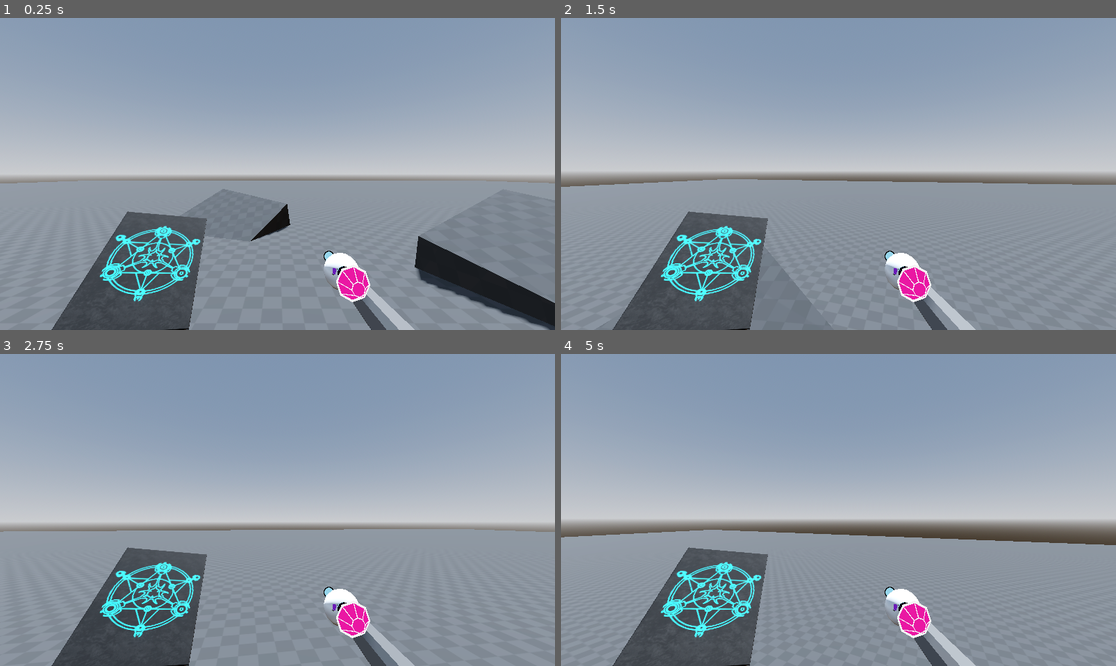
Above: before the commit, frames 1-4 (two rows, left to right).
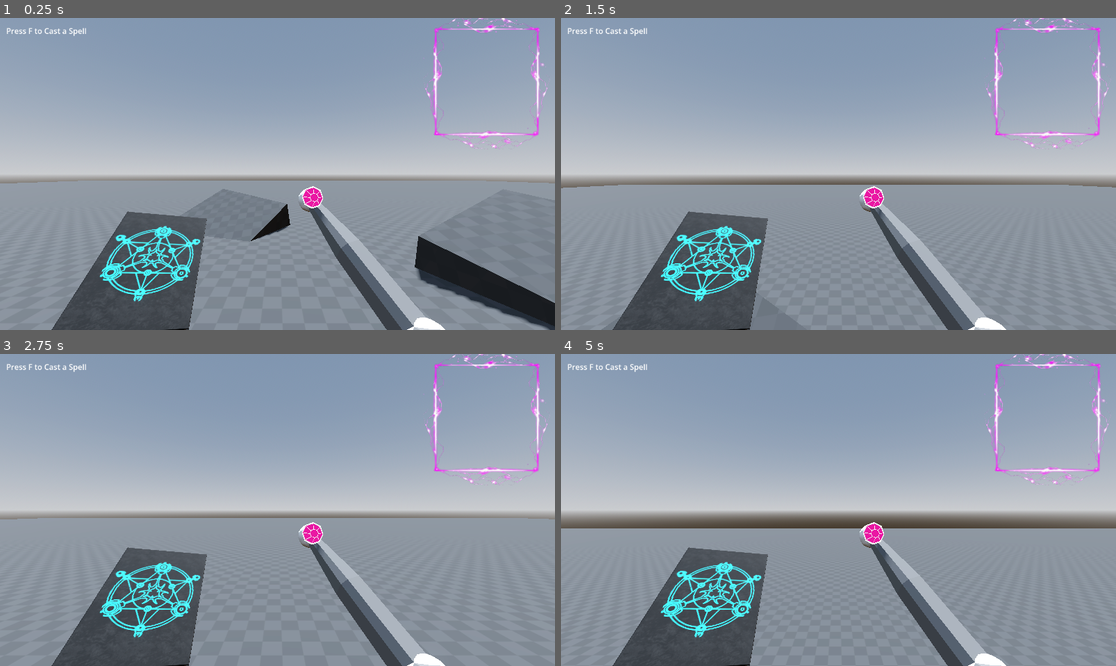
Above: after the commit, the same moments.

Repository: ZeroPowerZero/soul-realm--trail-of-rebirth
Game: Godot game, scene res://scenes/world/world_rough_01.tscn
Same seed, same stepped clock (60 frames per second), same inputs: the game is played once before the commit and once after it. Before the commit the project has no main scene; this scene is started directly in both runs.
Inputs (mouse positions are in pixels of both pictures, inside the frame that each line leads up to):
- Up to frame 1 (0.25 s): no input
- Up to frame 2 (1.5 s): tap F (toggle_spell_mode, bound only after the commit) at 0.5, 0.8, 1.25, 1.35 s; move the mouse to (866, 174) at 0.52 s; hold W (move_forward) from 0.53 s (still down); click (866, 174) at 0.6 s; tap Enter (ui_accept) at 0.77 s; move the mouse to (810, 174) at 1.27 s
- Up to frame 3 (2.75 s): keep holding W (move_forward); tap Enter (ui_accept) at 1.52 s; click (249, 510) at 1.55 s; tap F (toggle_spell_mode, bound only after the commit) at 2, 2.3 s; move the mouse to (288, 503) at 2.02 s; click (288, 503) at 2.1 s
- Up to frame 4 (5 s): keep holding W (move_forward); tap F (toggle_spell_mode, bound only after the commit) at 2.75, 2.85, 3.5, 3.8, 4.25, 4.35 s; move the mouse to (832, 516) at 2.77 s; tap Enter (ui_accept) at 3.02, 3.77, 4.52 s; click (832, 516) at 3.05 s; move the mouse to (877, 513) at 3.52 s; click (877, 513) at 3.6 s; move the mouse to (794, 506) at 4.27 s; click (794, 506) at 4.55 s

The runs differ from the first frame. In frame 1, 4.8% of the frame differs, in the area x 1-99%, y 0-100%; in frame 2, 8.7%; in frame 3, 9.8%; in frame 4, 12%, in the area x 0-100%, y 0-100%.

Commit message:
Add spell drawing system with pen and gesture recognition
- Introduced a new `pen.gd` script for controlling a 3D pen that follows a Sprite3D.
- Created `spell_drawing_controller.gd` to manage drawing input, stroke control, and gesture normalization.
- Implemented a `templates.gd` script for saving and loading spell templates from disk.
- Added a global theme resource for UI consistency.
- Included texture import settings for `spellframe.png`.

Diff:
--- /dev/null
+++ b/global_theme.tres
@@ -0,0 +1,3 @@
+[gd_resource type="Theme" format=3 uid="uid://coml3g5ux6dks"]
+
+[resource]
--- a/project.godot
+++ b/project.godot
@@ -11,8 +11,13 @@
 [application]
 
 config/name="Soul Realm: Trail of Rebirth"
+run/main_scene="uid://p8hyyenfp1yf"
 config/features=PackedStringArray("4.6", "GL Compatibility")
 config/icon="res://icon.svg"
+
+[autoload]
+
+Templates="*uid://ymp36kjq4wnd"
 
 [file_customization]
 
@@ -44,6 +49,16 @@
 "events": [Object(InputEventKey,"resource_local_to_scene":false,"resource_name":"","device":-1,"window_id":0,"alt_press …(192 unchanged characters)…
 ]
 }
+draw_spell={
+"deadzone": 0.2,
+"events": [Object(InputEventMouseButton,"resource_local_to_scene":false,"resource_name":"","device":-1,"window_id":0,"alt_pressed":false,"shift_pressed":false,"ctrl_pressed":false,"meta_pressed":false,"button_mask":0,"position":Vector2(0, 0),"global_position":Vector2(0, 0),"factor":1.0,"button_index":1,"canceled":false,"pressed":false,"double_click":false,"script":null)
+]
+}
+toggle_spell_mode={
+"deadzone": 0.2,
+"events": [Object(InputEventKey,"resource_local_to_scene":false,"resource_name":"","device":-1,"window_id":0,"alt_pressed":false,"shift_pressed":false,"ctrl_pressed":false,"meta_pressed":false,"pressed":false,"keycode":0,"physical_keycode":70,"key_label":0,"unicode":102,"location":0,"echo":false,"script":null)
+]
+}
 
 [physics]
 
--- a/scenes/world/world_rough_01.tscn
+++ b/scenes/world/world_rough_01.tscn
@@ -2,6 +2,9 @@
 
 [ext_resource type="Texture2D" uid="uid://2iy8weuaf8be" path="res://assets/textures/kenney_grids/Light/texture_07.png" id="1_2q354"]
 [ext_resource type="PackedScene" uid="uid://3v50xo6wlir3" path="res://scenes/player/player.tscn" id="2_ks47n"]
+[ext_resource type="Script" uid="uid://d1u7ll7nr8mp0" path="res://scripts/pen.gd" id="3_ucst3"]
+[ext_resource type="Texture2D" uid="uid://o5nfl11ncwsi" path="res://assets/textures/spellframe.png" id="4_bhr3g"]
+[ext_resource type="Script" uid="uid://en0mli6lspcj" path="res://scripts/spell_drawing_controller.gd" id="4_l0ghi"]
 
 [sub_resource type="ProceduralSkyMaterial" id="ProceduralSkyMaterial_fdo8o"]
 sky_horizon_color = Color(0.66224277, 0.6717428, 0.6867428, 1)
@@ -20,6 +23,17 @@
 albedo_color = Color(0.32172796, 0.32172796, 0.32172796, 1)
 albedo_texture = ExtResource("1_2q354")
 uv1_triplanar = true
+
+[sub_resource type="ViewportTexture" id="ViewportTexture_2q354"]
+viewport_path = NodePath("DrawingCanvas/MarginContainer/SubViewportContainer/SubViewport")
+
+[sub_resource type="Theme" id="Theme_ucst3"]
+
+[sub_resource type="Theme" id="Theme_l0ghi"]
+
+[sub_resource type="Gradient" id="Gradient_l0ghi"]
+offsets = PackedFloat32Array(0, 0.5308642, 1)
+colors = PackedColorArray(0.18041608, 0.85662913, 0.99999994, 1, 0.6021793, 0.21665728, 1, 1, 1, 0, 1, 1)
 
 [node name="world_rough_01" type="Node3D" unique_id=145907840]
 
@@ -67,4 +81,91 @@
 [node name="Book" parent="player/head/Camera3D/view_model" parent_id_path=PackedInt32Array(1891982654, 442719824) index="2" unique_id=2121856210]
 transform = Transform3D(16.799551, 94.437164, 28.27354, -53.649174, -15.303069, 82.991425, 82.70151, -29.11073, 48.09394, -0.79905796, -0.5986273, -1.3137145)
 
+[node name="Pen_0" parent="player/head/Camera3D/view_model" parent_id_path=PackedInt32Array(1891982654, 442719824) index="3" unique_id=1835925237 node_paths=PackedStringArray("spell_billboard")]
+transform = Transform3D(0.07973878, 0.0010829219, -0.0063681193, -0.0064476193, 0.008554214, -0.07927958, -0.00039224466, 0.07953396, 0.00861356, 0.5078861, -0.49209106, -1.1932557)
+script = ExtResource("3_ucst3")
+spell_billboard = NodePath("../SpellBillboard")
+
+[node name="SpellBillboard" type="Sprite3D" parent="player/head/Camera3D/view_model" parent_id_path=PackedInt32Array(1891982654, 442719824) index="4" unique_id=53064134]
+transform = Transform3D(1, 0, 0, 0, 1, 0, 0, 0, 1, 0.23885453, -0.17744231, -1.603149)
+pixel_size = 0.005
+texture = SubResource("ViewportTexture_2q354")
+
+[node name="DrawingCanvas" type="Control" parent="." unique_id=552998821]
+layout_mode = 3
+anchors_preset = 1
+anchor_left = 1.0
+anchor_right = 1.0
+offset_left = -256.0
+offset_bottom = 256.0
+grow_horizontal = 0
+mouse_filter = 1
+
+[node name="TextureRect" type="TextureRect" parent="DrawingCanvas" unique_id=802434833]
+layout_mode = 0
+offset_left = -36.0
+offset_top = -7.0
+offset_right = 264.0
+offset_bottom = 273.0
+texture = ExtResource("4_bhr3g")
+expand_mode = 2
+
+[node name="MarginContainer" type="MarginContainer" parent="DrawingCanvas" unique_id=606071790]
+layout_mode = 0
+offset_right = 40.0
+offset_bottom = 40.0
+theme = SubResource("Theme_ucst3")
+
+[node name="SubViewportContainer" type="SubViewportContainer" parent="DrawingCanvas/MarginContainer" unique_id=1473965367]
+layout_mode = 2
+theme = SubResource("Theme_l0ghi")
+
+[node name="SubViewport" type="SubViewport" parent="DrawingCanvas/MarginContainer/SubViewportContainer" unique_id=1929567725]
+transparent_bg = true
+handle_input_locally = false
+size = Vector2i(256, 256)
+render_target_update_mode = 4
+
+[node name="SpellDrawingController" type="Control" parent="DrawingCanvas/MarginContainer/SubViewportContainer/SubViewport" unique_id=1632002383]
+layout_mode = 3
+anchors_preset = 0
+offset_right = 256.0
+offset_bottom = 256.0
+mouse_filter = 1
+script = ExtResource("4_l0ghi")
+
+[node name="Drawing" type="Line2D" parent="DrawingCanvas/MarginContainer/SubViewportContainer/SubViewport/SpellDrawingController" unique_id=516053898]
+width = 5.0
+default_color = Color(1.3863964, 0.5306603, 2.2327187, 1)
+gradient = SubResource("Gradient_l0ghi")
+
+[node name="Label" type="Label" parent="DrawingCanvas" unique_id=1394807949]
+layout_mode = 0
+offset_left = -2.0
+offset_top = 255.0
+offset_right = 255.0
+offset_bottom = 308.0
+
+[node name="HelpUI" type="Control" parent="." unique_id=23901850]
+layout_mode = 3
+anchors_preset = 0
+offset_right = 318.0
+offset_bottom = 319.0
+
+[node name="VBoxContainer" type="VBoxContainer" parent="HelpUI" unique_id=1476165805]
+layout_mode = 0
+offset_left = 13.0
+offset_top = 15.0
+offset_right = 308.0
+offset_bottom = 291.0
+
+[node name="RichTextLabel" type="RichTextLabel" parent="HelpUI/VBoxContainer" unique_id=720851006]
+layout_mode = 2
+text = "Press F to Cast a Spell
+"
+fit_content = true
+
+[connection signal="drawing_state_changed" from="DrawingCanvas/MarginContainer/SubViewportContainer/SubViewport/SpellDrawingController" to="player/head/Camera3D/view_model/Pen_0" method="_on_spell_drawing_controller_drawing_state_changed"]
+[connection signal="pen_moved" from="DrawingCanvas/MarginContainer/SubViewportContainer/SubViewport/SpellDrawingController" to="player/head/Camera3D/view_model/Pen_0" method="_on_spell_drawing_controller_pen_moved"]
+
 [editable path="player"]
--- a/scripts/first_person_controller.gd
+++ b/scripts/first_person_controller.gd
@@ -1,33 +1,60 @@
 extends CharacterBody3D
 
 @onready var head = $head
-
+@onready var drawing_container: Control = $"../DrawingCanvas/MarginContainer/SubViewportContainer"
 
 const SPEED = 5.0
 const JUMP_VELOCITY = 4.5
+var mouse_sens = 0.3
 
-var mouse_sens = 0.3
+var is_drawing_spell = false
 
 func _ready():
 	Input.set_mouse_mode(Input.MOUSE_MODE_CAPTURED)
 
+func _process(_delta):
+	if Input.is_action_just_pressed("toggle_spell_mode"):
+		is_drawing_spell = not is_drawing_spell
+
+		if is_drawing_spell:
+			Input.set_mouse_mode(Input.MOUSE_MODE_VISIBLE)
+			if drawing_container:
+				var rect = drawing_container.get_global_rect()
+				var center_pos = rect.position + (rect.size / 2.0)
+				get_viewport().warp_mouse(center_pos)
+		else:
+			Input.set_mouse_mode(Input.MOUSE_MODE_CAPTURED)
+
+	if is_drawing_spell and drawing_container:
+		_clamp_mouse_to_canvas()
+
 func _input(event):
-	if event is InputEventMouseMotion:
+	# Camera is still frozen during spell mode because of "and not is_drawing_spell"
+	if event is InputEventMouseMotion and not is_drawing_spell:
 		rotate_y(deg_to_rad(-event.relative.x * mouse_sens))
 		head.rotate_x(deg_to_rad(-event.relative.y * mouse_sens))
-		head.rotation.x = clamp(head.rotation.x,deg_to_rad(-89),deg_to_rad(89))
+		head.rotation.x = clamp(head.rotation.x, deg_to_rad(-89), deg_to_rad(89))
+
+func _clamp_mouse_to_canvas():
+	var mouse_pos = get_viewport().get_mouse_position()
+	var rect = drawing_container.get_global_rect()
+
+	if not rect.has_point(mouse_pos):
+		var clamped_x = clamp(mouse_pos.x, rect.position.x, rect.end.x - 1)
+		var clamped_y = clamp(mouse_pos.y, rect.position.y, rect.end.y - 1)
+		get_viewport().warp_mouse(Vector2(clamped_x, clamped_y))
 
 func _physics_process(delta: float) -> void:
-	# Add the gravity.
 	if not is_on_floor():
 		velocity += get_gravity() * delta
 
-	# Handle jump.
+	# Removed the spell check here so you can jump while drawing
 	if Input.is_action_just_pressed("ui_accept") and is_on_floor():
 		velocity.y = JUMP_VELOCITY
 
 	var input_dir := Input.get_vector("move_left", "move_right", "move_forward", "move_backward")
 	var direction := (transform.basis * Vector3(input_dir.x, 0, input_dir.y)).normalized()
+
 	if direction:
 		velocity.x = direction.x * SPEED
 		velocity.z = direction.z * SPEED
--- /dev/null
+++ b/scripts/pen.gd
@@ -0,0 +1,69 @@
+extends Node3D
+
+@export var spell_billboard: Sprite3D
+@export var tracking_speed: float = 25.0
+
+# The distance to hover the pen slightly in front of the Sprite3D so it doesn't clip inside it
+@export var z_offset: float = 0.05
+
+var is_currently_drawing: bool = false
+var current_surface_offset: Vector2 = Vector2.ZERO
+
+func _ready() -> void:
+	if spell_billboard:
+		global_position = spell_billboard.global_position
+
+func _process(delta: float) -> void:
+	if not spell_billboard:
+		return
+
+	# 1. Get the exact direction the rotating Sprite3D is facing right now
+	var right_vector = spell_billboard.global_transform.basis.x.normalized()
+	var up_vector = spell_billboard.global_transform.basis.y.normalized()
+	var forward_vector = spell_billboard.global_transform.basis.z.normalized()
+
+	# 2. Mathematically project our 2D drawing onto the 3D surface
+	# We start at the center of the billboard, move along its X axis, move along its Y axis,
+	# and pop it out slightly along its Z axis.
+	var target_global_pos = spell_billboard.global_position \
+		+ (right_vector * current_surface_offset.x) \
+		+ (up_vector * current_surface_offset.y) \
+		+ (forward_vector * z_offset)
+
+	# 3. Smoothly move the pen to that global point
+	if is_currently_drawing:
+		global_position = global_position.lerp(target_global_pos, tracking_speed * delta)
+	else:
+		# When not drawing, neatly return to the center of the billboard
+		var center_pos = spell_billboard.global_position + (forward_vector * z_offset)
+		global_position = global_position.lerp(center_pos, tracking_speed * delta)
+
+# ==========================================
+# SIGNAL RECEIVERS
+# ==========================================
+
+func _on_spell_drawing_controller_pen_moved(canvas_pos: Vector2, canvas_size: Vector2) -> void:
+	if not spell_billboard:
+		return
+
+	# Normalize from 0.0 to 1.0
+	var normalized_x = canvas_pos.x / canvas_size.x
+	var normalized_y = canvas_pos.y / canvas_size.y
+
+	# Shift origin to center (-0.5 to 0.5)
+	var centered_x = normalized_x - 0.5
+	var centered_y = normalized_y - 0.5
+
+	# Calculate physical size based on the Sprite3D's pixel scale
+	var physical_width = canvas_size.x * spell_billboard.pixel_size
+	var physical_height = canvas_size.y * spell_billboard.pixel_size
+
+	# Store the offset. Invert Y because 3D Y goes up, 2D Y goes down.
+	current_surface_offset.x = centered_x * physical_width
+	current_surface_offset.y = -centered_y * physical_height
+
+func _on_spell_drawing_controller_drawing_state_changed(is_drawing: bool) -> void:
+	is_currently_drawing = is_drawing
+
+	if not is_drawing:
+		current_surface_offset = Vector2.ZERO
--- /dev/null
+++ b/scripts/spell_drawing_controller.gd
@@ -0,0 +1,230 @@
+extends Control
+# Professional Spell Drawing System
+# ----------------------------------
+# • Full screen drawing board
+# • Event-driven input bound to a specific action
+# • Emits position to sync with a 3D Pen
+# • Gesture normalization (Resample → Center → Scale)
+# • Debug Logging enabled
+# Label
+@onready var label: Label = $"../../../../Label"
+
+# ====== SIGNALS ======
+signal pen_moved(canvas_pos: Vector2, canvas_size: Vector2)
+signal drawing_state_changed(is_drawing: bool)
+
+# ====== CONFIGURATION ======
+const NUM_POINTS: int = 64            # Number of points after resampling
+const SQUARE_SIZE: float = 250.0      # Normalized bounding size
+const MIN_POINT_DISTANCE: float = 4.0 # Minimum distance before adding new stroke point
+const LINE_INTERPOLATION_STEP: float = 6.0
+
+# ====== NODES ======
+@onready var drawing: Line2D = $Drawing
+
+# ====== STATE ======
+var stroke_points: Array[Vector2] = []
+var is_drawing: bool = false
+
+@export var is_recording_mode: bool = false
+@export var spell_name_to_record: String = "Fireball"
+
+# ==========================================================
+# INPUT SYSTEM (Event Driven)
+# ==========================================================
+func _gui_input(event: InputEvent) -> void:
+	# Bounded to holding a specific button (map "draw_spell" in Input Map)
+	if event.is_action("draw_spell"):
+		if event.is_pressed() and not is_drawing:
+			# Safety check to ensure the event has a position property
+			if event is InputEventMouse or event is InputEventScreenTouch:
+				print("[SpellSystem] Input: Started drawing at ", event.position)
+				_start_stroke(event.position)
+
+		elif event.is_released() and is_drawing:
+			print("[SpellSystem] Input: Stopped drawing.")
+			_end_stroke()
+
+	# Mouse moved while pressed → continue stroke and move 3D pen
+	if event is InputEventMouseMotion and is_drawing:
+		_update_stroke(event.position)
+		pen_moved.emit(event.position, size)
+
+# ==========================================================
+# STROKE CONTROL
+# ==========================================================
+func _start_stroke(position: Vector2) -> void:
+	is_drawing = true
+	drawing_state_changed.emit(true)
+
+	stroke_points.clear()
+	drawing.clear_points()
+
+	stroke_points.append(position)
+	drawing.add_point(position)
+	pen_moved.emit(position, size)
+
+func _update_stroke(position: Vector2) -> void:
+	var last_point = stroke_points.back()
+
+	# Interpolate to avoid gaps if moving too fast
+	if last_point.distance_to(position) > LINE_INTERPOLATION_STEP:
+		_interpolate_line(last_point, position)
+	else:
+		_add_point(position)
+
+func _end_stroke() -> void:
+	is_drawing = false
+	drawing_state_changed.emit(false)
+
+	print("[SpellSystem] Stroke ended. Raw point count: ", stroke_points.size())
+
+	if stroke_points.size() > 10:
+		var normalized_gesture = _process_stroke(stroke_points)
+		_handle_gesture_result(normalized_gesture)
+	else:
+		print("[SpellSystem] Stroke too short to process (< 10 points). Ignored.")
+
+	# Clear the visual line after a short delay so the player sees what they drew
+	await get_tree().create_timer(0.5).timeout
+
+	if not is_drawing:
+		print("[SpellSystem] Clearing canvas.")
+		drawing.clear_points()
+		stroke_points.clear()
+
+###################### LOGIC HERE #####################################
+func _handle_gesture_result(normalized_gesture: Array[Vector2]) -> void:
+	if is_recording_mode:
+		# Save it automatically to the Templates Autoload
+		Templates.save_new_spell(spell_name_to_record, normalized_gesture)
+		print("[SpellSystem] RECORD MODE: Saved gesture as -> ", spell_name_to_record)
+	else:
+		var recognized_spell = Templates.recognize_spell(normalized_gesture)
+		print("[SpellSystem] CAST MODE: System recognized -> ", recognized_spell)
+
+		label.text = recognized_spell
+		if not recognized_spell.begins_with("Spell Failed"):
+			trigger_toggle_spell_mode()
+#################################################################
+func trigger_toggle_spell_mode():
+	# 1. Create the event object
+	var ev = InputEventAction.new()
+
+	# 2. Set the action name (must match your Input Map exactly)
+	ev.action = "toggle_spell_mode"
+
+	# 3. Simulate the "Pressed" state
+	ev.pressed = true
+	Input.parse_input_event(ev)
+
+	# 4. (Optional but recommended) Simulate the "Released" state immediately
+	# to prevent the action from being stuck "down"
+	var release_ev = InputEventAction.new()
+	release_ev.action = "toggle_spell_mode"
+	release_ev.pressed = false
+	Input.parse_input_event(release_ev)
+	print("[InputSystem] Virtually triggered: toggle_spell_mode")
+
+# ==========================================================
+# DRAWING HELPERS
+# ==========================================================
+func _add_point(position: Vector2) -> void:
+	if stroke_points.is_empty() or stroke_points.back().distance_to(position) > MIN_POINT_DISTANCE:
+		stroke_points.append(position)
+		drawing.add_point(position)
+
+func _interpolate_line(from: Vector2, to: Vector2) -> void:
+	var current = from
+	while current.distance_to(to) > 1.0:
+		current = current.move_toward(to, LINE_INTERPOLATION_STEP)
+		_add_point(current)
+
+# ==========================================================
+# GESTURE NORMALIZATION PIPELINE
+# ==========================================================
+func _process_stroke(points: Array[Vector2]) -> Array[Vector2]:
+	print("[SpellSystem] --- Normalization Pipeline Started ---")
+	var resampled = _resample(points, NUM_POINTS)
+	print("[SpellSystem] 1. Resampled stroke to ", resampled.size(), " points.")
+	var centered = _translate_to_origin(resampled)
+	print("[SpellSystem] 2. Translated points to origin (0,0).")
+	var scaled = _scale_to_square(centered, SQUARE_SIZE)
+	print("[SpellSystem] 3. Scaled gesture to fit square size: ", SQUARE_SIZE)
+	print("[SpellSystem] --- Normalization Pipeline Finished ---")
+	return scaled
+
+func _resample(points: Array[Vector2], n: int) -> Array[Vector2]:
+	if points.size() < 2:
+		return points.duplicate()
+
+	var total_length = _path_length(points)
+	var interval = total_length / (n - 1)
+
+	if interval <= 0.001:
+		return _duplicate_points(points[0], n)
+
+	var D: float = 0.0
+	var new_points: Array[Vector2] = [points[0]]
+	var working = points.duplicate()
+	var i: int = 1
+
+	while i < working.size():
+		var d = working[i - 1].distance_to(working[i])
+		if D + d >= interval:
+			var ratio = (interval - D) / d if d > 0 else 0.0
+			var new_point = working[i - 1].lerp(working[i], ratio)
+			new_points.append(new_point)
+			working.insert(i, new_point)
+			D = 0.0
+			i += 1
+		else:
+			D += d
+			i += 1
+
+	while new_points.size() < n:
+		new_points.append(working.back())
+	return new_points
+func _duplicate_points(point: Vector2, n: int) -> Array[Vector2]:
+	var arr: Array[Vector2] = []
+	for i in range(n):
+		arr.append(point)
+	return arr
+
+func _path_length(points: Array[Vector2]) -> float:
+	var length: float = 0.0
+	for i in range(1, points.size()):
+		length += points[i - 1].distance_to(points[i])
+	return length
+
+func _translate_to_origin(points: Array[Vector2]) -> Array[Vector2]:
+	var centroid = Vector2.ZERO
+	for p in points:
+		centroid += p
+	centroid /= points.size()
+
+	var new_points: Array[Vector2] = []
+	for p in points:
+		new_points.append(p - centroid)
+	return new_points
+
+func _scale_to_square(points: Array[Vector2], size: float) -> Array[Vector2]:
+	var min_x = INF
+	var max_x = -INF
+	var min_y = INF
+	var max_y = -INF
+
+	for p in points:
+		min_x = min(min_x, p.x)
+		max_x = max(max_x, p.x)
+		min_y = min(min_y, p.y)
+		max_y = max(max_y, p.y)
+
+	var width = max_x - min_x
+	var height = max_y - min_y
+	var scale = size / max(width, height) if max(width, height) != 0 else 1.0
+
+	var new_points: Array[Vector2] = []
+	for p in points:
+		new_points.append(p * scale)
+	return new_points
--- /dev/null
+++ b/scripts/templates.gd
@@ -0,0 +1,79 @@
+extends Node
+
+const SAVE_PATH: String = "user://spell_templates.json"
+const MATCH_THRESHOLD: float = 60.0 # Adjust this: lower is stricter, higher is more forgiving
+
+# Stores our loaded spells: { "Fireball": [Vector2, Vector2...], "Shield": [...] }
+var saved_spells: Dictionary = {}
+
+func _ready() -> void:
+	load_spells()
+
+# ==========================================================
+# SAVE & LOAD SYSTEM
+# ==========================================================
+func save_new_spell(spell_name: String, normalized_points: Array[Vector2]) -> void:
+	saved_spells[spell_name] = normalized_points
+	_save_to_disk()
+	print("Spell saved: ", spell_name)
+
+func _save_to_disk() -> void:
+	var data_to_save: Dictionary = {}
+
+	# Convert Vector2 arrays into standard dictionaries for JSON saving
+	for spell_name in saved_spells:
+		var points_array: Array[Dictionary] = []
+		for p in saved_spells[spell_name]:
+			points_array.append({"x": p.x, "y": p.y})
+		data_to_save[spell_name] = points_array
+
+	var file = FileAccess.open(SAVE_PATH, FileAccess.WRITE)
+	if file:
+		file.store_string(JSON.stringify(data_to_save, "\t"))
+
+func load_spells() -> void:
+	if not FileAccess.file_exists(SAVE_PATH):
+		return
+	var file = FileAccess.open(SAVE_PATH, FileAccess.READ)
+	var data = JSON.parse_string(file.get_as_text())
+
+	if data and typeof(data) == TYPE_DICTIONARY:
+		saved_spells.clear()
+		# Convert JSON dictionaries back into Vector2 arrays
+		for spell_name in data:
+			var points: Array[Vector2] = []
+			for p_dict in data[spell_name]:
+				points.append(Vector2(p_dict["x"], p_dict["y"]))
+			saved_spells[spell_name] = points
+		print("Loaded ", saved_spells.size(), " spells from disk.")
+
+# ==========================================================
+# RECOGNITION SYSTEM
+# ==========================================================
+func recognize_spell(drawn_points: Array[Vector2]) -> String:
+	if saved_spells.is_empty():
+		return "No spells learned yet!"
+
+	var best_match: String = ""
+	var best_score: float = INF
+
+	for spell_name in saved_spells:
+		var score = _calculate_average_distance(drawn_points, saved_spells[spell_name])
+		if score < best_score:
+			best_score = score
+			best_match = spell_name
+
+	if best_score <= MATCH_THRESHOLD:
+		return best_match
+	else:
+		return "Spell Failed (Score: " + str(snapped(best_score, 0.1)) + ")"
+
+func _calculate_average_distance(points1: Array[Vector2], points2: Array[Vector2]) -> float:
+	# Compares the distance between each corresponding point in the two normalized arrays
+	var total_distance: float = 0.0
+	var point_count = min(points1.size(), points2.size())
+
+	for i in range(point_count):
+		total_distance += points1[i].distance_to(points2[i])
+
+	return total_distance / point_count
Binary file added: assets/textures/spellframe.png
Not shown, added: assets/textures/spellframe.png.import
Not shown: 1 places in scenes/player/player.tscn that only renumber resources
Not shown, added: scripts/pen.gd.uid
Not shown, added: scripts/spell_drawing_controller.gd.uid
Not shown, added: scripts/templates.gd.uid
